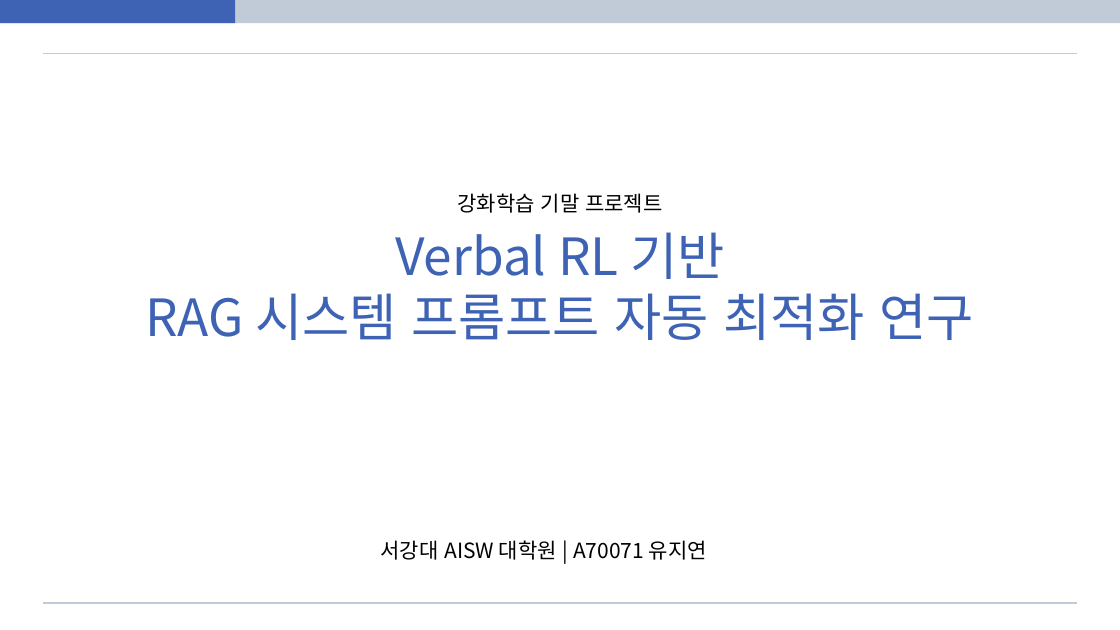
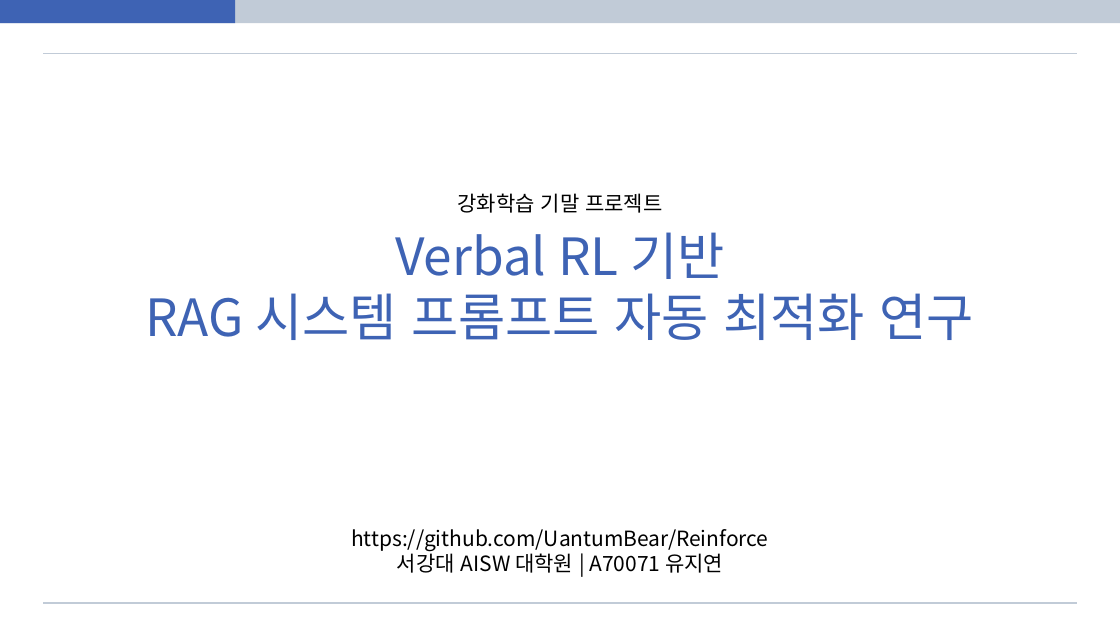
Before and after one commit to UantumBear/Reinforce, a slide deck: slide 1 of 강화학습_A70071_유지연.pptx. Drawn at 1120x630 pixels with LibreOffice and Linux fonts; fonts in the diff are those of the drawing. Boxes give left, top, right and bottom in pixels: in the first picture for what was removed or moved away, otherwise in the second. Text is boxed around its words. In the diff, an @@ line names an element or a change of style, - is before the commit and + after.

Commit message:
ppt update

```diff
--- a/강화학습_A70071_유지연.pptx
+++ b/강화학습_A70071_유지연.pptx
@@ text "https://github.com/UantumBear/Reinforce": place and size @@
-text "https://github.com/UantumBear/Reinforce" at <box>381,540,707,560</box>
+text "https://github.com/UantumBear/Reinforce" at <box>351,529,768,573</box>
@@ text at <box>351,529,768,551</box>: paragraph added @@
+https://github.com/UantumBear/Reinforce
@@ text at <box>397,550,723,573</box>: alignment left to centre @@
```
